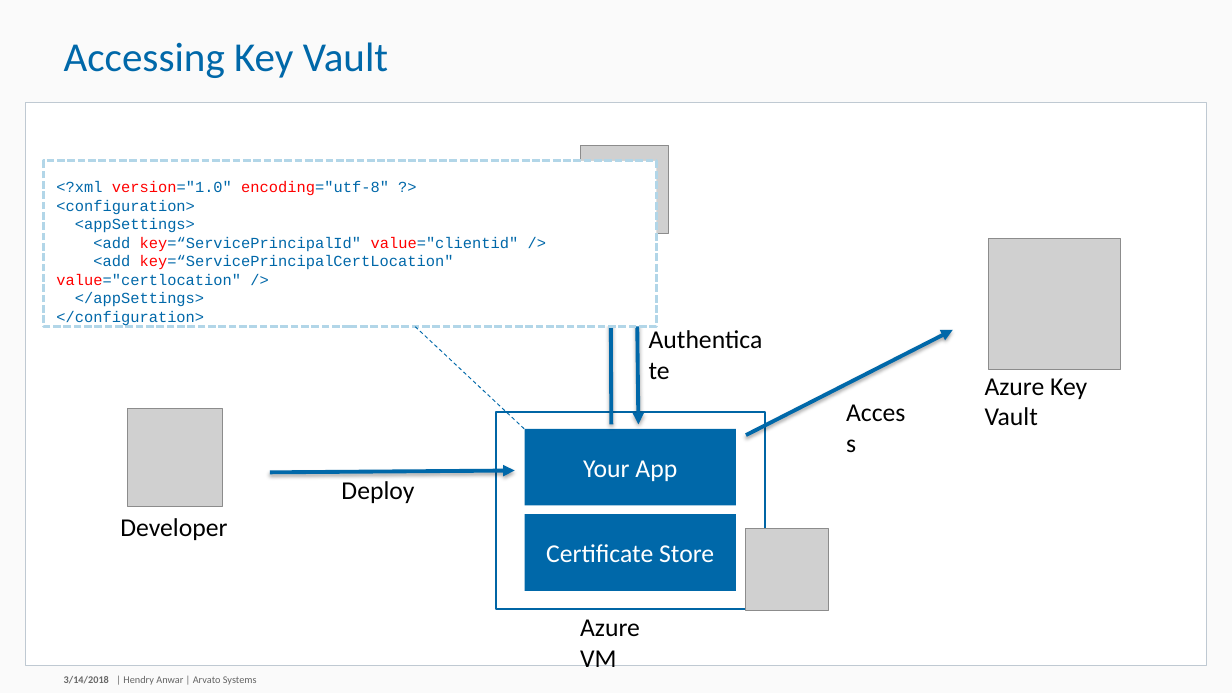
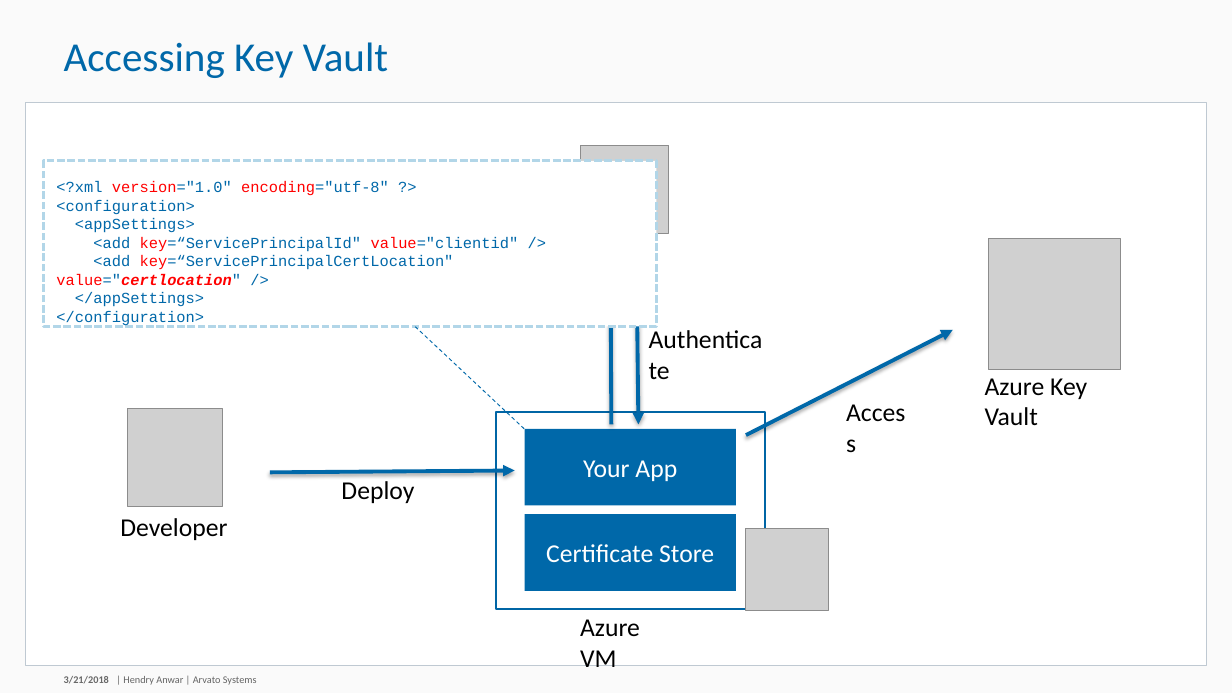
Before and after one commit to hendryanw/devcon-secure-access-keyvault-secrets, a slide deck: slide 9 of Securely Access Secrets within Azure Key Vault.pptx. Drawn at 1232x693 pixels with LibreOffice and Linux fonts; fonts in the diff are those of the drawing; grey boxes stand for pictures; background and template pictures are left out. Boxes give left, top, right and bottom in pixels: in the first picture for what was removed or moved away, otherwise in the second. Text is boxed around its words. In the diff, an @@ line names an element or a change of style, - is before the commit and + after.

Commit message:
Small update to the presentation and the commands text.

```diff
--- a/Securely Access Secrets within Azure Key Vault.pptx
+++ b/Securely Access Secrets within Azure Key Vault.pptx
@@ text at (x1=56, y1=255, x2=454, y2=285): text colour #0068A9 to #FF0000, bold on, italic on in "value="certlocation"" @@
@@ text at (x1=64, y1=676, x2=109, y2=684): text changed @@
-3/14/2018
+3/21/2018
```
Also in this commit, not shown: 11 other slides changed, 2 other files.
